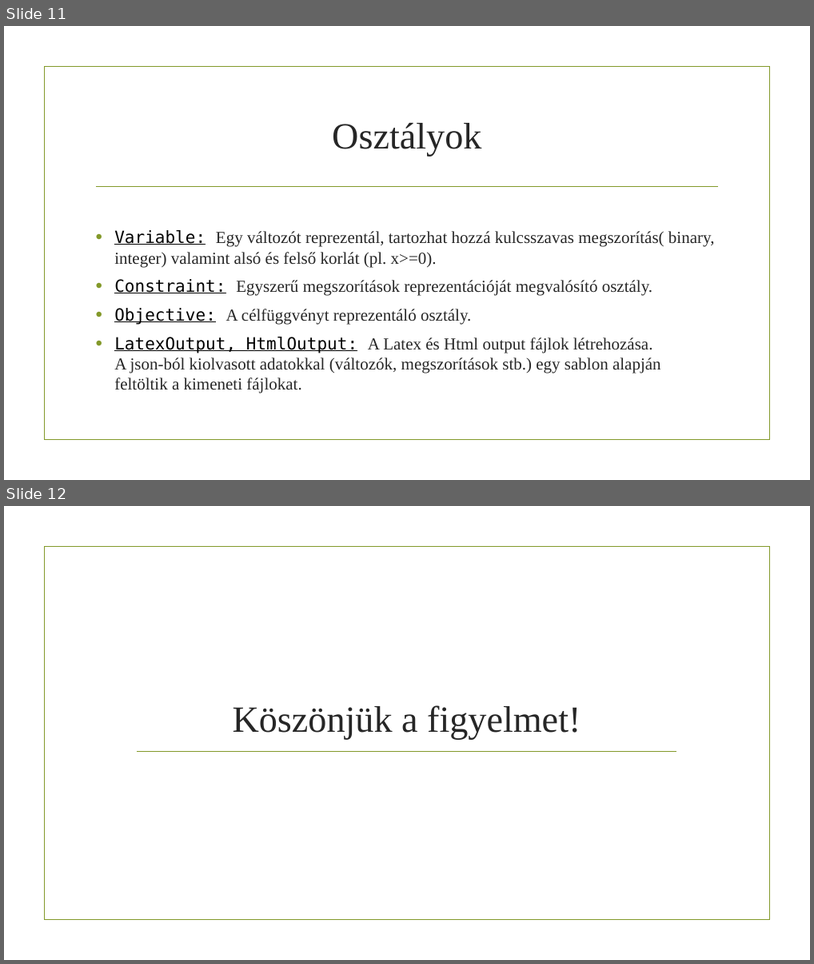
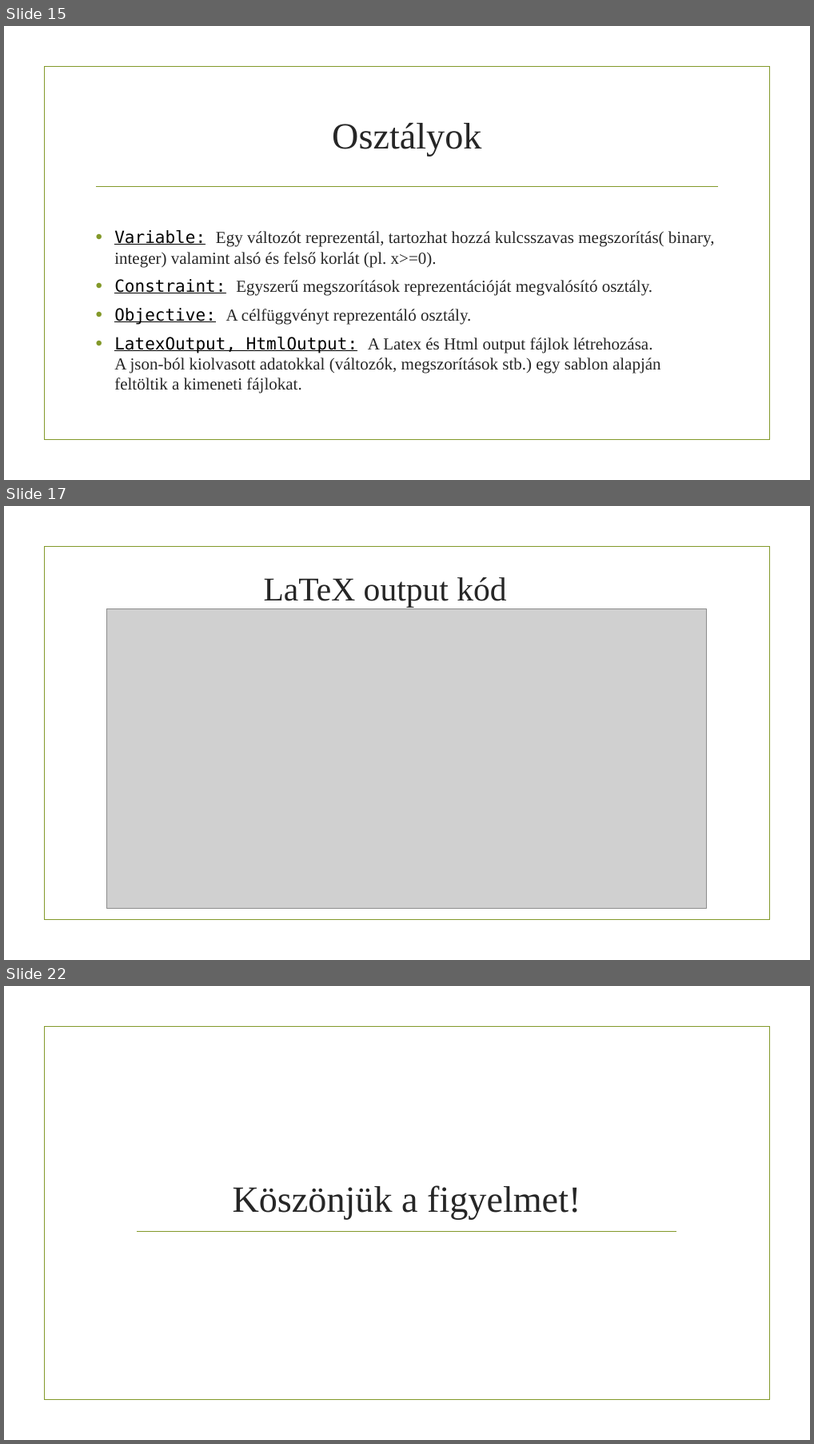
Before and after one commit to Teaching-projects/SZE-ProjektMunka2-gmpl2latex, a slide deck: Presentation/GMPL2LateX-Presentation.pptx. Shown one above the other, each under a label of ours: slides 11 and 12 before the commit, slides 15, 17 and 22 after it; the slides between them are not shown. The pictures are 814x964 and 814x1444 pixels, drawn with LibreOffice and Linux fonts; fonts in the diff are those of the drawing; grey boxes stand for pictures; background and template pictures are left out. Boxes give left, top, right and bottom in pixels: in the first picture for what was removed or moved away, otherwise in the second. Text is boxed around its words. In the diff, an @@ line names an element or a change of style, - is before the commit and + after.

```diff
--- a/Presentation/GMPL2LateX-Presentation.pptx
+++ b/Presentation/GMPL2LateX-Presentation.pptx
@@ slide 17 added at (x1=4, y1=506, x2=810, y2=960), background picture (left out); not listed: 1 template element that a slide beside it also shows @@
@@ title added at (x1=264, y1=577, x2=506, y2=608), 39.6 pt, text #262626 @@
+LaTeX output kód
@@ picture added at (x1=107, y1=608, x2=707, y2=908) @@
@@ what was slide 11 is now slide 15 @@
@@ what was slide 12 is now slide 22 @@
```
Also in this commit, not shown: 11 other slides added, 2 slides removed.
